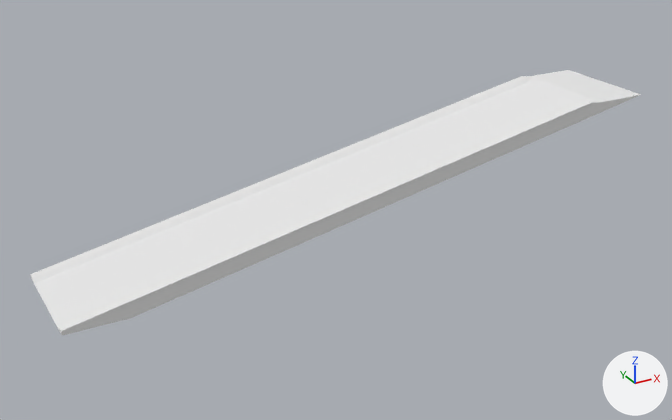
The Blender file FrogNinjaSlide/Assets/Models/Slide_Edges.blend: old version first, new version second.
One viewpoint serves both versions: a camera (50 mm lens) standing at (-7.61, -13.0, 6.02) and looking at (-0.46, 0.0, -0.48). Arrows for +X, +Y and +Z are at lower right; the lights stay in place.

Objects in the first picture: 'Slide_Basic', 'Slide_Edges'.
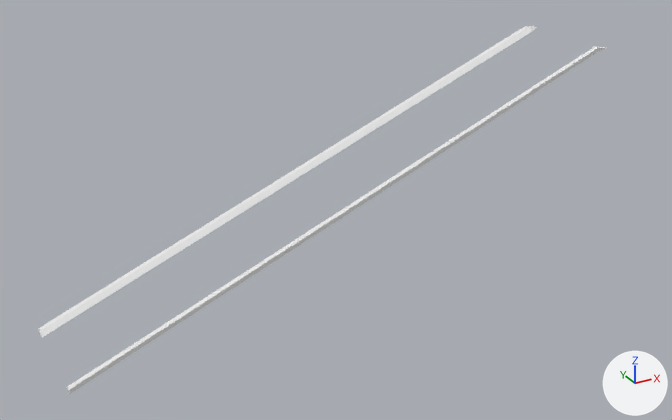
Changed parts and their boxes [x1, y1, x2, y2] in the pictures (672 x 420 px):
'Slide_Basic', hidden
    before: [34, 70, 641, 336]
'Slide_Edges', reshaped (42% taller)
    before: [30, 76, 601, 335]
    after: [38, 26, 607, 394]
part 1 of me_slide_edges, rebuilt (50% taller)
    before: [30, 76, 533, 283]
    after: [38, 26, 537, 337]
part 2 of me_slide_edges, rebuilt (48% taller)
    before: [58, 101, 601, 335]
    after: [66, 47, 607, 394]

The change, as a list of edits to the scene's bpy script:
```text
Change me_slide_edges:
    used by ob_slide_edges; location = (0.0, 0.0, 0.0)
    remove me_slide_edges.from_pydata(...)  # 34 vertices, 34 faces; spans x -5.5..4.5, y -1.0..1.0, z -1.0..1.03
    add me_slide_edges.from_pydata(...)  # 24 vertices, 24 faces; spans x -5.5..4.5, y -1.0..1.0, z -2.0..2.03
    me_slide_edges part 1: the loose piece of 17 vertices spanning x -5.5..4.5, y 0.8..1.0, z -1.0..1.03 is rebuilt with 12 vertices and now spans x -5.5..4.5, y 0.8..1.0, z -2.0..2.03
    me_slide_edges part 2: the loose piece of 17 vertices spanning x -5.5..4.5, y -1.0..-0.8, z -1.0..1.03 is rebuilt with 12 vertices and now spans x -5.5..4.5, y -1.0..-0.8, z -2.0..2.03
Change ob_slide_basic:
    add ob_slide_basic.hide_viewport = True
```
